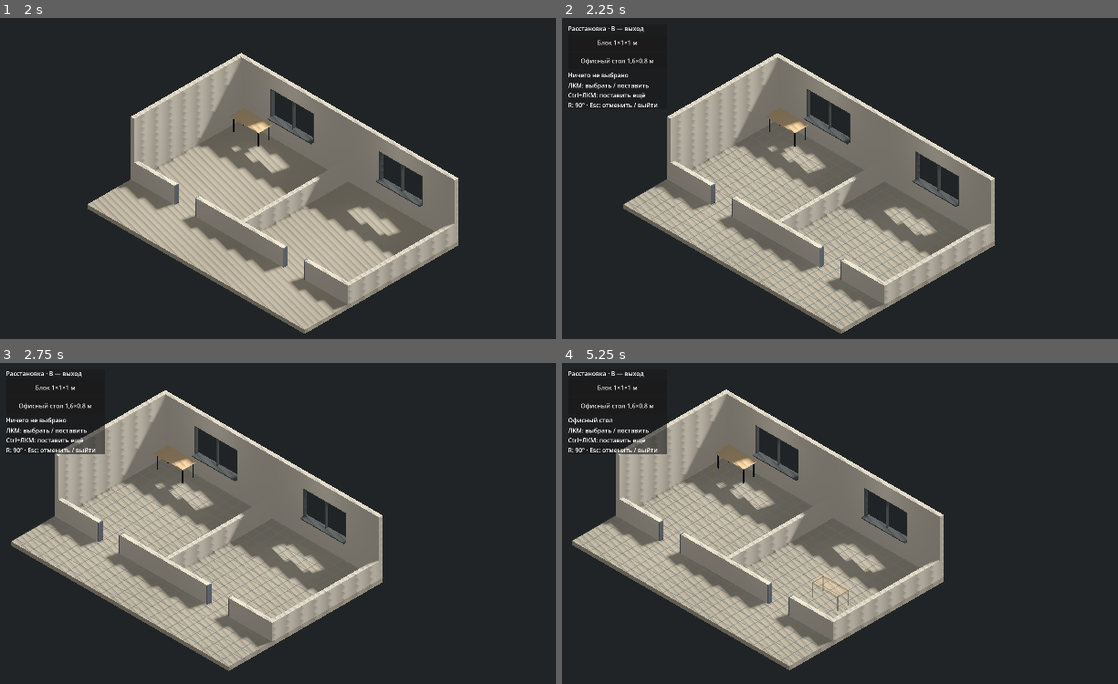
Above: before the commit, frames 1-4 (two rows, left to right).
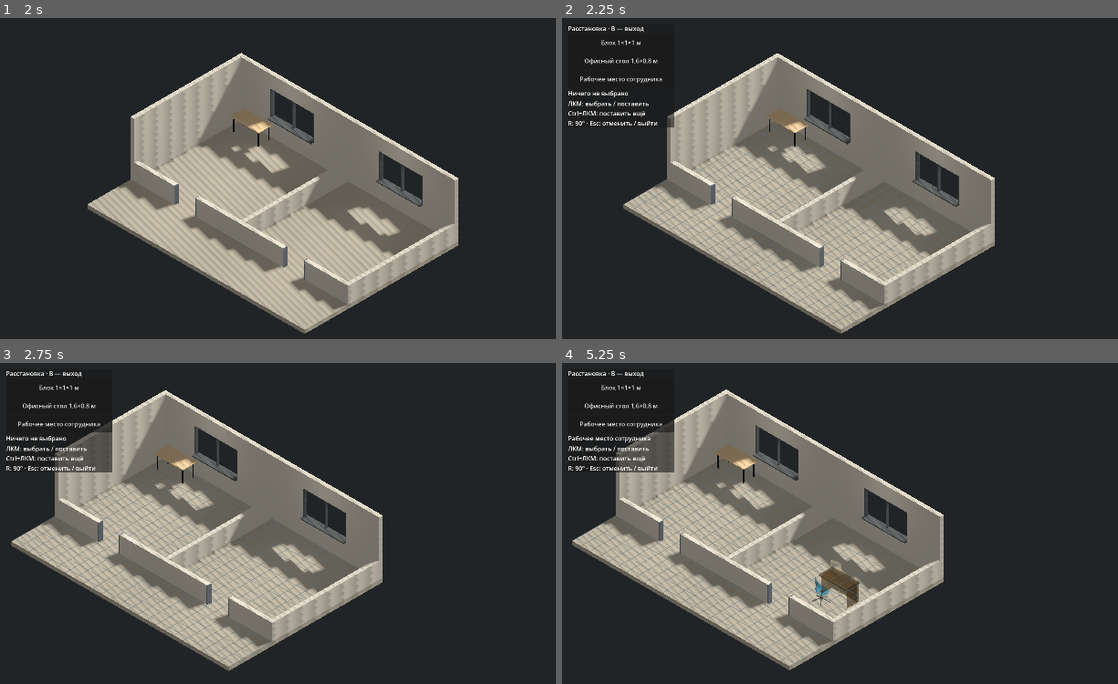
Above: after the commit, the same moments.

Repository: pestovstop-coder/Press
Game: Godot game, scene res://scenes/main.tscn
Two runs of this game, one before a commit and one after it. Both use one fixed random seed, a clock stepped at 60 frames per second and the inputs below.
Inputs (mouse positions are in pixels of both pictures, inside the frame that each line leads up to):
- Up to frame 1 (2 s): tap Enter at 0.5 s; move the mouse to (522, 200) at 0.52 s; hold D 0.53-1.25 s; tap R at 0.6 s; click (522, 200) at 0.67 s; drag from (216, 242) to (328, 303) at 1.27 s
- Up to frame 2 (2.25 s): tap Space at 2 s; move the mouse to (1001, 133) at 2.02 s; hold D from 2.03 s (still down); tap B at 2.1 s; click (1001, 133) at 2.17 s
- Up to frame 3 (2.75 s): keep holding D; tap R at 2.3 s
- Up to frame 4 (5.25 s): release D at 2.75 s; click "Блок 1×1×1 м" at 2.75 s; click "Офисный стол 1,6×0,8 м" at 3.5 s; click (623, 423) at 4.25 s, where only the run after the commit has a clickable "Рабочее место сотрудника"; tap Enter at 5 s; drag from (890, 648) to (706, 507) at 5.02 s

Frame 1 is identical in both runs. In frame 2, 1.1% of the frame differs, in the area x 1-21%, y 6-35%; in frame 3, 1.7%; in frame 4, 2.4%, in the area x 1-54%, y 6-78%.

Commit message:
TASK 013: audit shadows and add workstation placement
Co-authored-by: arena-agent <297053741+arena-agent@users.noreply.github.com>

Diff:
--- a/scripts/placement_controller.gd
+++ b/scripts/placement_controller.gd
@@ -6,6 +6,10 @@
 const BLOCK_SIZE: Vector3 = Vector3(1.0, 1.0, 1.0)
 const GRID_LIFT: float = 0.012
 const DESK: PackedScene = preload("res://assets/models/furniture/desks/office_desk.glb")
+const EMPLOYEE_WORKSTATION: PackedScene = preload(
+	"res://assets/models/furniture/desks/employee_workstation.glb"
+)
+const FRONT_MARKER_ASSETS: Array[String] = ["office_desk", "employee_workstation"]
 
 var active: bool = false
 var quarter_turns: int = 0
@@ -13,6 +17,7 @@
 var state: EditorState = EditorState.IDLE
 var selected_asset: String = ""
 var grid: MeshInstance3D
+var front_marker: MeshInstance3D
 var preview: Node3D
 var placed: Node3D
 var floor_top: float
@@ -108,7 +113,7 @@
 
 
 func select_asset(asset_id: String) -> void:
-	if not active or asset_id not in ["block", "office_desk"]:
+	if not active or asset_id not in ["block", "office_desk", "employee_workstation"]:
 		return
 	cancel_operation()
 	selected_asset = asset_id
@@ -117,17 +122,38 @@
 	_update_preview(get_viewport().get_mouse_position())
 
 
+func _instantiate_asset(asset_id: String) -> Node3D:
+	match asset_id:
+		"block":
+			return _make_block(false)
+		"office_desk":
+			return DESK.instantiate()
+		"employee_workstation":
+			return EMPLOYEE_WORKSTATION.instantiate()
+	return null
+
+
 func _new_preview() -> void:
 	valid_target = false
-	preview = _make_block(false) if selected_asset == "block" else DESK.instantiate()
+	preview = _instantiate_asset(selected_asset)
+	if preview == null:
+		return
 	preview.name = "PlacementPreview"
 	add_child(preview)
 	preview.set_meta("asset_id", selected_asset)
-	preview.set_meta("bounds", _object_bounds(preview))
+	var bounds: AABB = _object_bounds(preview)
+	preview.set_meta("bounds", bounds)
 	quarter_turns = 0
 	_set_ghost(preview)
 	preview.visible = false
-	status.text = "Блок" if selected_asset == "block" else "Офисный стол"
+	_create_front_marker(bounds)
+	match selected_asset:
+		"block":
+			status.text = "Блок"
+		"office_desk":
+			status.text = "Офисный стол"
+		"employee_workstation":
+			status.text = "Рабочее место сотрудника"
 
 
 func _discard_preview() -> void:
@@ -135,6 +161,7 @@
 	if is_instance_valid(preview):
 		preview.visible = false
 		preview.queue_free()
+	_hide_front_marker()
 
 
 func _register(object: Node3D, asset_id: String) -> void:
@@ -154,6 +181,8 @@
 	selected_asset = str(object.get_meta("asset_id"))
 	quarter_turns = posmod(roundi(object.rotation.y / (PI / 2.0)), 4)
 	_set_ghost(object)
+	var bounds: AABB = object.get_meta("bounds")
+	_create_front_marker(bounds)
 	status.text = "Перемещение · Esc — вернуть"
 
 
@@ -168,6 +197,7 @@
 
 
 func _reset_selection() -> void:
+	_hide_front_marker()
 	state = EditorState.IDLE
 	preview = null
 	editing = null
@@ -199,6 +229,8 @@
 
 func _update_preview(screen_point: Vector2) -> void:
 	valid_target = false
+	if is_instance_valid(front_marker):
+		front_marker.visible = false
 	if preview == null:
 		return
 	preview.visible = false
@@ -227,6 +259,9 @@
 	var bounds: AABB = preview.get_meta("bounds")
 	point.y -= bounds.position.y
 	preview.global_position = floor_mesh.to_global(point)
+	if is_instance_valid(front_marker) and selected_asset in FRONT_MARKER_ASSETS:
+		front_marker.global_transform = preview.global_transform
+		front_marker.visible = preview.visible and valid_target
 
 
 func place_block(keep_placing: bool = false) -> void:
@@ -237,7 +272,9 @@
 		_restore_materials()
 		editing.visible = true
 	else:
-		var object: Node3D = _make_block(false) if selected_asset == "block" else DESK.instantiate()
+		var object: Node3D = _instantiate_asset(selected_asset)
+		if object == null:
+			return
 		placed.add_child(object)
 		object.global_transform = preview.global_transform
 		_register(object, selected_asset)
@@ -347,6 +384,51 @@
 	ghost_records.clear()
 
 
+func _create_front_marker(bounds: AABB) -> void:
+	_hide_front_marker()
+	if selected_asset not in FRONT_MARKER_ASSETS:
+		return
+	var column_count: int = maxi(1, ceili(bounds.size.x / STEP))
+	var row_count: int = maxi(1, ceili(bounds.size.z / STEP))
+	var footprint_width: float = column_count * STEP
+	var footprint_depth: float = row_count * STEP
+	# Catalogued furniture origins are at the center of the floor footprint.
+	var center_x: float = 0.0
+	var marker_y: float = bounds.position.y + GRID_LIFT + 0.004
+	var base_z: float = footprint_depth * 0.5 + 0.025
+	var mesh := ImmediateMesh.new()
+	var material := _material(Color(1.0, 0.68, 0.12, 1.0))
+	material.shading_mode = BaseMaterial3D.SHADING_MODE_UNSHADED
+	material.cull_mode = BaseMaterial3D.CULL_DISABLED
+	mesh.surface_begin(Mesh.PRIMITIVE_TRIANGLES, material)
+	for column in range(column_count):
+		var center := Vector3(
+			center_x - footprint_width * 0.5 + (column + 0.5) * STEP, marker_y, base_z
+		)
+		var half_width: float = minf(0.12, STEP * 0.28)
+		var tip_z: float = base_z + 0.16
+		# One arrow per front-row cell; local +Z is the asset's front.
+		mesh.surface_add_vertex(center + Vector3(-half_width, 0.0, 0.0))
+		mesh.surface_add_vertex(center + Vector3(0.0, 0.0, tip_z - base_z))
+		mesh.surface_add_vertex(center + Vector3(half_width, 0.0, 0.0))
+	mesh.surface_end()
+	front_marker = MeshInstance3D.new()
+	front_marker.name = "PlacementFrontMarker"
+	front_marker.mesh = mesh
+	front_marker.cast_shadow = GeometryInstance3D.SHADOW_CASTING_SETTING_OFF
+	front_marker.visible = false
+	add_child(front_marker)
+
+
+func _hide_front_marker() -> void:
+	if is_instance_valid(front_marker):
+		front_marker.visible = false
+		if front_marker.get_parent() == self:
+			remove_child(front_marker)
+		front_marker.queue_free()
+	front_marker = null
+
+
 func _over_panel(point: Vector2) -> bool:
 	# Input positions are viewport coordinates; Control rects are local.
 	# Include CanvasLayer transforms rather than comparing unlike coordinate spaces.
@@ -368,11 +450,17 @@
 	title.mouse_filter = Control.MOUSE_FILTER_IGNORE
 	title.text = "Расстановка · B — выход"
 	column.add_child(title)
-	for asset_id in ["block", "office_desk"]:
+	for asset_id in ["block", "office_desk", "employee_workstation"]:
 		var button := Button.new()
-		button.text = "Блок 1×1×1 м" if asset_id == "block" else "Офисный стол 1,6×0,8 м"
+		match asset_id:
+			"block":
+				button.text = "Блок 1×1×1 м"
+			"office_desk":
+				button.text = "Офисный стол 1,6×0,8 м"
+			"employee_workstation":
+				button.text = "Рабочее место сотрудника"
 		# Native Button owns both text and hit-test: no separately offset label/rect.
-		button.custom_minimum_size = Vector2(260, 44)
+		button.custom_minimum_size = Vector2(280, 44)
 		button.size_flags_horizontal = Control.SIZE_EXPAND_FILL
 		button.mouse_filter = Control.MOUSE_FILTER_STOP
 		button.focus_mode = Control.FOCUS_NONE
--- a/tests/placement_smoke.gd
+++ b/tests/placement_smoke.gd
@@ -138,6 +138,13 @@
 	key(c, KEY_R)
 	var desk_screen: Vector2 = camera.unproject_position(Vector3(-4.5, 0, -1.5))
 	c._update_preview(desk_screen)
+	check(
+		(
+			c.front_marker.visible
+			and c.front_marker.mesh.surface_get_arrays(0)[Mesh.ARRAY_VERTEX].size() == 12
+		),
+		"desk front row has one marker arrow for each of its four 0.5m cells"
+	)
 	click(c, desk_screen)
 	check(c.placed.get_child_count() == 3, "desk placed once")
 	var desk: Node3D = c.placed.get_child(2)
@@ -273,6 +280,7 @@
 		"idle Escape exits; editing has not moved camera"
 	)
 	await _test_task008(c, original_desk, camera)
+	await _test_employee_workstation(c, camera)
 	print("Placement smoke test failures: ", failures)
 	quit(0 if failures == 0 else 1)
 
@@ -432,6 +440,162 @@
 	key(c, KEY_ESCAPE)
 
 
+func _test_employee_workstation(c: Node, camera: Camera3D) -> void:
+	c.set_active(true)
+	await process_frame
+	var column: Node = c.panel.get_child(0)
+	var workstation_button: Button = column.get_child(3)
+	var before_count: int = c.placed.get_child_count()
+	var packed: PackedScene = (
+		load("res://assets/models/furniture/desks/employee_workstation.glb") as PackedScene
+	)
+	var pristine: Node3D = packed.instantiate()
+	var source_materials: Array = materials_snapshot(c, pristine)
+	pristine.free()
+	gui_click(workstation_button, workstation_button.size / 2.0)
+	check(
+		c.selected_asset == "employee_workstation" and c.state == Placement.EditorState.PLACING,
+		"workstation catalogue button starts placement preview"
+	)
+	check(
+		c.status.text == "Рабочее место сотрудника",
+		"workstation preview displays its localized name"
+	)
+	var preview: Node3D = c.preview
+	var bounds: AABB = preview.get_meta("bounds")
+	check(
+		bounds.size.distance_to(Vector3(1.4766, 1.4756, 1.3145)) < 0.0001,
+		"workstation preview uses imported full-kit bounds without scaling"
+	)
+	var meshes: Array[MeshInstance3D] = c._meshes(preview)
+	var surface_total: int = 0
+	for mesh in meshes:
+		surface_total += mesh.mesh.get_surface_count()
+	check(
+		meshes.size() == 6 and surface_total == 7,
+		"preview retains all six meshes and seven surfaces"
+	)
+	check(
+		c.ghost_records.size() == 6,
+		"ghost overrides are per preview mesh, not shared source resources"
+	)
+	var target: Vector2 = camera.unproject_position(Vector3(4.5, 0, -2.5))
+	c._update_preview(target)
+	check(c.valid_target and preview.visible, "full-size workstation preview fits the floor grid")
+	check(
+		(
+			is_instance_valid(c.front_marker)
+			and c.front_marker.visible
+			and c.front_marker.cast_shadow == GeometryInstance3D.SHADOW_CASTING_SETTING_OFF
+		),
+		"front marker appears over valid preview and never casts a shadow"
+	)
+	var arrays: Array = c.front_marker.mesh.surface_get_arrays(0)
+	var vertices: PackedVector3Array = arrays[Mesh.ARRAY_VERTEX]
+	check(vertices.size() == 9, "three marker arrows identify all three cells in the front row")
+	var lowest_z: float = INF
+	var highest_z: float = -INF
+	for vertex in vertices:
+		lowest_z = minf(lowest_z, vertex.z)
+		highest_z = maxf(highest_z, vertex.z)
+	check(highest_z > lowest_z, "front arrows point along local +Z")
+	var marker_basis: Basis = c.front_marker.global_transform.basis
+	check(
+		c.front_marker.global_transform.is_equal_approx(preview.global_transform),
+		"marker follows preview transform"
+	)
+	key(c, KEY_R)
+	c._update_preview(target)
+	check(
+		(
+			c.quarter_turns == 1
+			and c.front_marker.global_transform.basis.is_equal_approx(
+				preview.global_transform.basis
+			)
+			and not c.front_marker.global_transform.basis.is_equal_approx(marker_basis)
+		),
+		"front marker rotates with the model on R"
+	)
+	var moved_target: Vector2 = camera.unproject_position(Vector3(3.5, 0, -1.5))
+	c._update_preview(moved_target)
+	check(
+		c.front_marker.global_position.is_equal_approx(preview.global_position),
+		"front marker follows mouse-driven preview movement"
+	)
+	click(c, moved_target)
+	check(
+		c.placed.get_child_count() == before_count + 1 and c.state == Placement.EditorState.IDLE,
+		"LMB places one independent employee workstation"
+	)
+	check(
+		c.front_marker == null or not c.front_marker.visible,
+		"front marker disappears after placement"
+	)
+	var placed: Node3D = c.placed.get_child(before_count)
+	check(
+		placed.get_meta("asset_id") == "employee_workstation" and c.editable.has(placed),
+		"placed workstation is registered for picking and moving"
+	)
+	var world_bounds: AABB = placed.global_transform * placed.get_meta("bounds")
+	check(
+		absf(world_bounds.position.y) < 0.003,
+		"placed workstation bounds rest on floor without scale compensation"
+	)
+	check(
+		materials_snapshot(c, placed) == source_materials,
+		"installed GLB keeps its source materials; ghost overrides stayed on preview only"
+	)
+	var monitor_point: Vector3 = placed.to_global(Vector3(-0.23, 1.46, -0.56))
+	var picked: Node3D = c._pick_ray(monitor_point + Vector3.UP * 2.0, Vector3.DOWN)
+	check(picked == placed, "mesh-level picking finds the new workstation")
+	var saved_transform: Transform3D = placed.global_transform
+	c.begin_move(placed)
+	c._update_preview(target)
+	check(
+		c.state == Placement.EditorState.MOVING and c.front_marker.visible,
+		"moving a placed workstation shows the front marker"
+	)
+	check(
+		c.front_marker.global_transform.is_equal_approx(placed.global_transform),
+		"move marker tracks the moving model"
+	)
+	key(c, KEY_ESCAPE)
+	check(
+		(
+			placed.global_transform.is_equal_approx(saved_transform)
+			and materials_snapshot(c, placed) == source_materials
+			and (c.front_marker == null or not c.front_marker.visible)
+		),
+		"cancelled move restores transform/materials and hides marker"
+	)
+	c.begin_move(placed)
+	c._update_preview(target)
+	click(c, target)
+	check(
+		(
+			c.placed.get_child_count() == before_count + 1
+			and c.editable.has(placed)
+			and c.state == Placement.EditorState.IDLE
+		),
+		"confirmed move reuses the placed workstation without cloning"
+	)
+	c.select_asset("employee_workstation")
+	c._update_preview(target)
+	check(
+		c.front_marker.visible, "new workstation operation has a visible marker before cancellation"
+	)
+	key(c, KEY_ESCAPE)
+	check(
+		c.front_marker == null or not c.front_marker.visible,
+		"Escape cancellation removes the placement marker"
+	)
+	c.set_active(false)
+	check(
+		not c.grid.visible and (c.front_marker == null or not c.front_marker.visible),
+		"leaving placement mode hides grid and marker"
+	)
+
+
 func _test_layout(c: Node, scene: Node) -> void:
 	var partition: MeshInstance3D = scene.get_node("TestRoom/SharedWall")
 	var walls: Node = scene.get_node("WallVisibility")
Not shown, added: blender/.gdignore
Not shown, changed: docs/ASSET_CATALOG.md
Not shown, added: docs/TASK_013_SHADOW_AUDIT.md
